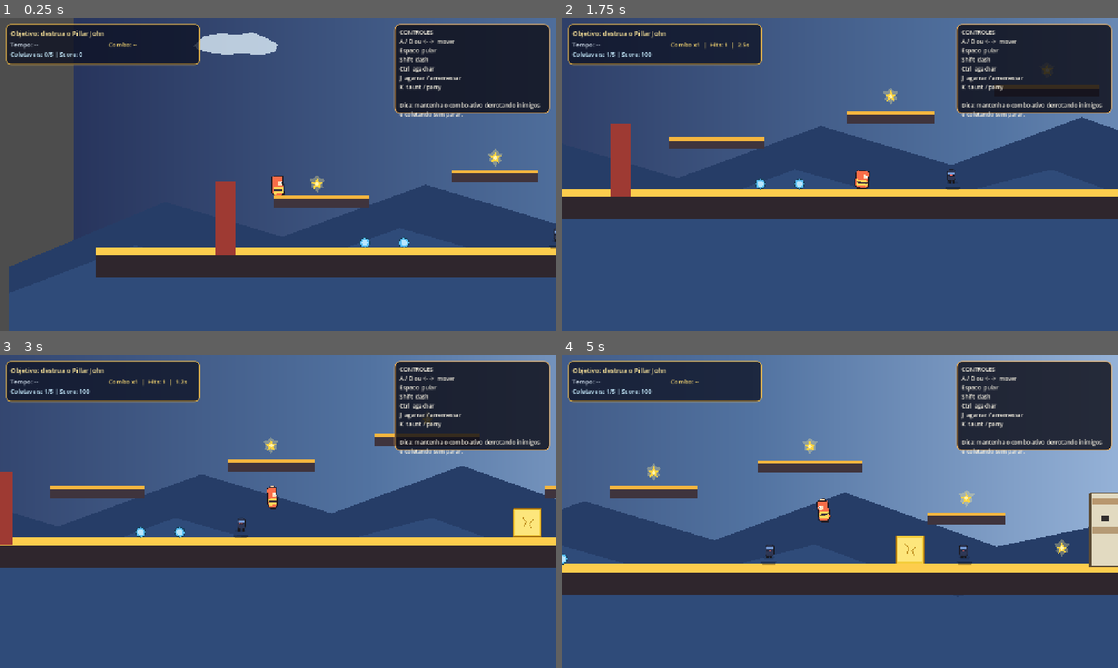
Above: before the commit, frames 1-4 (two rows, left to right).
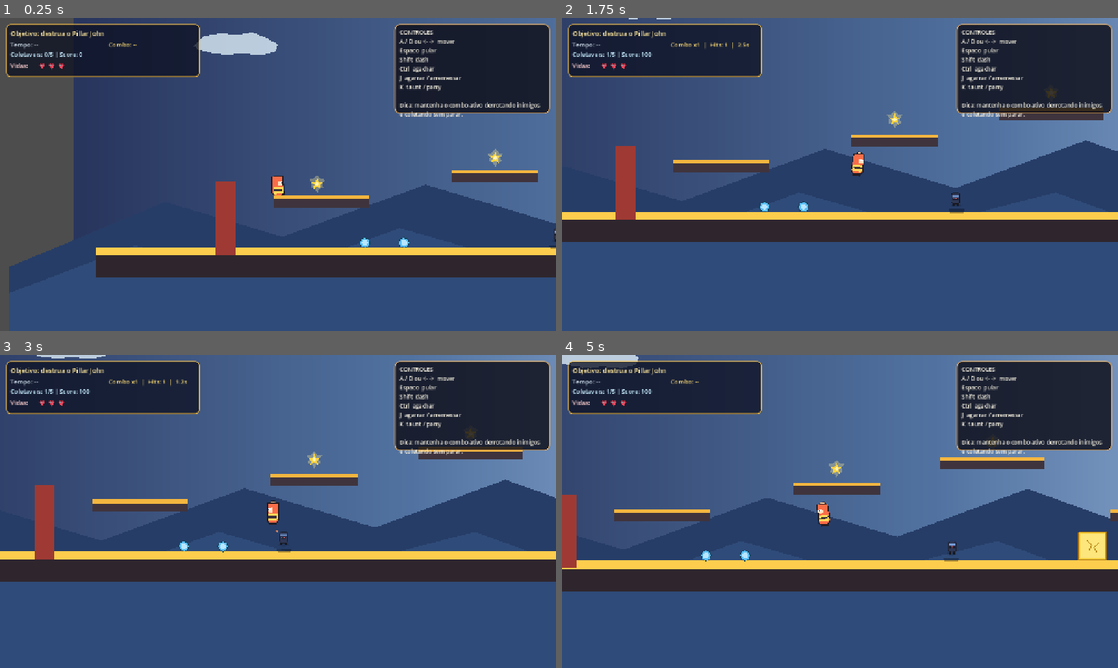
Above: after the commit, the same moments.

Repository: wvianna/game-pizza-tower-godot
Game: Godot game, scene res://scenes/levels/level_01.tscn
Two runs of this game, one before a commit and one after it. Both use one fixed random seed, a clock stepped at 60 frames per second and the inputs below.
Inputs:
- Up to frame 1 (0.25 s): no input
- Up to frame 2 (1.75 s): hold Ctrl (crouch) 0.53-1.28 s; hold D (move_right) from 0.53 s (still down); tap Space (jump) at 0.77, 1.07, 1.52 s; tap Shift (dash) at 0.8, 1.35 s; tap J (grab_throw) at 1.55 s
- Up to frame 3 (3 s): tap Space (jump) at 1.82, 2.85 s; release D (move_right) at 2.03 s; hold A (move_left) 2.03-2.78 s; hold Space (jump) 2.03-2.78 s; tap J (grab_throw) at 2.1 s; hold D (move_right) from 2.78 s (still down)
- Up to frame 4 (5 s): tap Space (jump) at 3.02, 3.32, 3.77, 4.07, 4.52, 4.82 s; tap Ctrl (crouch) at 3.05 s; hold Ctrl (crouch) 3.53-4.28 s; tap Shift (dash) at 3.8, 4.35 s; release D (move_right) at 4.28 s; hold A (move_left) from 4.28 s (still down); tap J (grab_throw) at 4.55 s

The runs differ from the first frame. In frame 1, 1.6% of the frame differs, in the area x 1-36%, y 13-20%; in frame 2, 27%; in frame 3, 22%; in frame 4, 36%, in the area x 0-100%, y 0-77%.

Commit message:
feat: enhance player jump mechanics with air jumps and UI for lives

Diff:
--- a/scripts/components/jump_component.gd
+++ b/scripts/components/jump_component.gd
@@ -6,12 +6,20 @@
 @export var super_jump_min_charge := 0.20
 @export var super_jump_force := 980.0
 @export var body_slam_speed := 1200.0
+@export var max_air_jumps := 1
+@export var air_jump_force_multiplier := 0.92
 
 func get_gravity() -> float:
 	return gravity
 
 func get_jump_velocity() -> float:
 	return -jump_force
+
+func get_air_jump_velocity() -> float:
+	return -jump_force * air_jump_force_multiplier
+
+func get_max_air_jumps() -> int:
+	return max_air_jumps
 
 func can_super_jump(charge_time: float) -> bool:
 	return charge_time >= super_jump_min_charge
--- a/scripts/game/level_controller.gd
+++ b/scripts/game/level_controller.gd
@@ -5,6 +5,8 @@
 @export var escape_duration := 30.0
 @export var collectible_bonus_seconds := 1.25
 @export_file("*.tscn") var fallback_scene := "res://scenes/game/victory_screen.tscn"
+@export var max_lives := 3
+@export var fall_limit_y := 1120.0
 
 var _phase := "explore"
 var _time_left := 0.0
@@ -14,6 +16,14 @@
 var _combo_count := 0
 var _combo_multiplier := 1
 var _combo_timer_left := 0.0
+var _current_lives := 0
+var _player_spawn_position := Vector2.ZERO
+var _fall_respawn_cooldown := 0.0
+var _last_rendered_lives := -1
+var _last_rendered_max_lives := -1
+var _heart_full_texture: Texture2D = null
+var _heart_empty_texture: Texture2D = null
+var _player_in_exit_zone := false
 
 var _combo_system: Node = null
 var _audio_director: Node = null
@@ -27,17 +37,26 @@
 @onready var timer_label: Label = get_node_or_null("HudLayer/TimerLabel")
 @onready var collect_label: Label = get_node_or_null("HudLayer/CollectLabel")
 @onready var combo_label: Label = get_node_or_null("HudLayer/ComboLabel")
+@onready var lives_label: Label = get_node_or_null("HudLayer/LivesLabel")
+@onready var lives_container: HBoxContainer = get_node_or_null("HudLayer/LivesContainer")
 
 func _ready() -> void:
 	_ensure_runtime_nodes()
 	_ensure_controls_overlay()
 	_ensure_combo_label()
+	_ensure_lives_label()
+
+	_current_lives = max(1, max_lives)
+	var player_node_2d := player as Node2D
+	if player_node_2d != null:
+		_player_spawn_position = player_node_2d.global_position
 
 	if pillar != null and pillar.has_signal("pillar_destroyed"):
 		pillar.connect("pillar_destroyed", Callable(self, "_on_pillar_destroyed"))
 
 	if exit_area != null:
 		exit_area.body_entered.connect(_on_exit_area_body_entered)
+		exit_area.body_exited.connect(_on_exit_area_body_exited)
 
 	_connect_collectibles()
 	_connect_player_score_sources()
@@ -50,6 +69,12 @@
 	_set_explore_text()
 
 func _process(delta: float) -> void:
+	if _fall_respawn_cooldown > 0.0:
+		_fall_respawn_cooldown = maxf(_fall_respawn_cooldown - delta, 0.0)
+
+	_check_player_fall_out()
+	_process_exit_entry_input()
+
 	if _phase == "escape":
 		_time_left -= delta
 		if _time_left <= 0.0:
@@ -149,6 +174,38 @@
 	combo_label.add_theme_font_size_override("font_size", 14)
 	hud_layer.add_child(combo_label)
 
+func _ensure_lives_label() -> void:
+	if hud_layer == null:
+		return
+
+	var panel := hud_layer.get_node_or_null("Panel") as Control
+	if panel != null and panel.offset_bottom < 136.0:
+		panel.offset_bottom = 136.0
+
+	if lives_label == null:
+		lives_label = Label.new()
+		lives_label.name = "LivesLabel"
+		lives_label.offset_left = 24.0
+		lives_label.offset_top = 100.0
+		lives_label.offset_right = 84.0
+		lives_label.offset_bottom = 124.0
+		lives_label.add_theme_color_override("font_color", Color(1.0, 0.82, 0.82, 1.0))
+		lives_label.add_theme_font_size_override("font_size", 14)
+		hud_layer.add_child(lives_label)
+
+	if lives_container == null:
+		lives_container = HBoxContainer.new()
+		lives_container.name = "LivesContainer"
+		lives_container.offset_left = 88.0
+		lives_container.offset_top = 100.0
+		lives_container.offset_right = 260.0
+		lives_container.offset_bottom = 124.0
+		lives_container.add_theme_constant_override("separation", 4)
+		hud_layer.add_child(lives_container)
+
+	_load_heart_textures()
+	_refresh_lives_ui()
+
 func _connect_collectibles() -> void:
 	_total_collectibles = 0
 	for collectible in get_tree().get_nodes_in_group("collectible_topping"):
@@ -253,18 +310,33 @@
 	_update_hud_labels()
 
 func _on_exit_area_body_entered(body: Node) -> void:
-	if _phase != "escape":
-		return
-
 	if body == null:
 		return
 
 	if not body.is_in_group("player"):
 		return
 
-	_complete_level()
+	_player_in_exit_zone = true
+	if _phase == "escape" and objective_label:
+		objective_label.text = "Porta encontrada! Aperte W ou Seta Cima para entrar."
+
+func _on_exit_area_body_exited(body: Node) -> void:
+	if body == null:
+		return
+
+	if not body.is_in_group("player"):
+		return
+
+	_player_in_exit_zone = false
+	if _phase == "escape" and objective_label:
+		_set_escape_text()
 
 func _complete_level() -> void:
+	if _phase == "complete":
+		return
+
+	_phase = "complete"
+	_player_in_exit_zone = false
 	if objective_label:
 		objective_label.text = "Fase concluida!"
 
@@ -283,6 +355,57 @@
 
 	call_deferred("_deferred_reload_scene")
 
+func _check_player_fall_out() -> void:
+	if _fall_respawn_cooldown > 0.0:
+		return
+
+	var player_node_2d := player as Node2D
+	if player_node_2d == null:
+		return
+
+	if player_node_2d.global_position.y <= fall_limit_y:
+		return
+
+	_handle_player_fall_loss()
+
+func _handle_player_fall_loss() -> void:
+	if _current_lives <= 0:
+		return
+
+	_current_lives -= 1
+	_fall_respawn_cooldown = 0.28
+	_emit_audio("player_hit")
+
+	if _combo_system != null:
+		_combo_system.force_break_combo()
+
+	if _current_lives <= 0:
+		if objective_label:
+			objective_label.text = "Sem vidas! Reiniciando fase..."
+		call_deferred("_deferred_reload_scene")
+		return
+
+	_respawn_player_at_start()
+	_update_hud_labels()
+
+func _respawn_player_at_start() -> void:
+	if player == null:
+		return
+
+	if player.has_method("respawn_at"):
+		player.call("respawn_at", _player_spawn_position)
+		return
+
+	var player_body := player as CharacterBody2D
+	if player_body != null:
+		player_body.global_position = _player_spawn_position
+		player_body.velocity = Vector2.ZERO
+		return
+
+	var player_node_2d := player as Node2D
+	if player_node_2d != null:
+		player_node_2d.global_position = _player_spawn_position
+
 func _deferred_change_scene(path: String) -> void:
 	get_tree().change_scene_to_file(path)
 
@@ -295,7 +418,7 @@
 
 func _set_escape_text() -> void:
 	if objective_label:
-		objective_label.text = "PIZZA TIME! Entre na porta para avancar!"
+		objective_label.text = "PIZZA TIME! Va para a porta final e aperte W/Seta Cima."
 
 func _update_hud_labels() -> void:
 	if timer_label:
@@ -307,6 +430,8 @@
 	if collect_label:
 		collect_label.text = "Coletaveis: %d/%d | Score: %d" % [_collected, _total_collectibles, _score]
 
+	_refresh_lives_ui()
+
 	if combo_label:
 		if _combo_count > 0:
 			combo_label.text = "Combo x%d  |  Hits: %d  |  %.1fs" % [_combo_multiplier, _combo_count, _combo_timer_left]
@@ -316,11 +441,80 @@
 func _emit_audio(event_name: String) -> void:
 	get_tree().call_group("audio_director", "play_sfx", event_name)
 
+func _load_heart_textures() -> void:
+	if _heart_full_texture != null and _heart_empty_texture != null:
+		return
+
+	_heart_full_texture = _load_texture_from_png("res://imagens/ui_heart_full.png")
+	_heart_empty_texture = _load_texture_from_png("res://imagens/ui_heart_empty.png")
+
+func _load_texture_from_png(path: String) -> Texture2D:
+	var file := FileAccess.open(path, FileAccess.READ)
+	if file == null:
+		return null
+
+	var bytes: PackedByteArray = file.get_buffer(file.get_length())
+	var image := Image.new()
+	if image.load_png_from_buffer(bytes) != OK:
+		return null
+
+	return ImageTexture.create_from_image(image)
+
+func _refresh_lives_ui() -> void:
+	if lives_label == null:
+		return
+
+	var total_slots: int = maxi(1, max_lives)
+	if lives_container == null:
+		lives_label.text = "Vidas: %s" % _build_hearts_text(_current_lives)
+		return
+
+	if _last_rendered_lives == _current_lives and _last_rendered_max_lives == total_slots and lives_container.get_child_count() == total_slots:
+		return
+
+	_last_rendered_lives = _current_lives
+	_last_rendered_max_lives = total_slots
+
+	for child in lives_container.get_children():
+		lives_container.remove_child(child)
+		child.queue_free()
+
+	if _heart_full_texture == null or _heart_empty_texture == null:
+		lives_label.text = "Vidas: %s" % _build_hearts_text(_current_lives)
+		return
+
+	lives_label.text = "Vidas:"
+	for i in range(total_slots):
+		var heart: TextureRect = TextureRect.new()
+		heart.expand_mode = TextureRect.EXPAND_IGNORE_SIZE
+		heart.stretch_mode = TextureRect.STRETCH_KEEP_ASPECT_CENTERED
+		heart.custom_minimum_size = Vector2(18, 18)
+		heart.texture = _heart_full_texture if i < _current_lives else _heart_empty_texture
+		lives_container.add_child(heart)
+
+func _build_hearts_text(count: int) -> String:
+	if count <= 0:
+		return "--"
+
+	var hearts: String = ""
+	for i in range(count):
+		hearts += "<3"
+		if i < count - 1:
+			hearts += " "
+
+	return hearts
+
 func _try_complete_if_player_in_exit() -> void:
-	if exit_area == null:
-		return
-
-	for body in exit_area.get_overlapping_bodies():
-		if body != null and body.is_in_group("player"):
-			_complete_level()
-			return
+	if not _player_in_exit_zone:
+		return
+
+	if _phase != "escape":
+		return
+
+	if not Input.is_action_just_pressed("move_up"):
+		return
+
+	_complete_level()
+
+func _process_exit_entry_input() -> void:
+	_try_complete_if_player_in_exit()
--- a/scripts/player/player.gd
+++ b/scripts/player/player.gd
@@ -24,6 +24,7 @@
 var _taunt_anim_left := 0.0
 var _hold_anchor_base_position := Vector2.ZERO
 var _grab_area_base_position := Vector2.ZERO
+var _air_jumps_left := 0
 
 func _ready() -> void:
 	InputBootstrap.ensure_default_actions()
@@ -31,6 +32,7 @@
 	telemetry_component.start_session()
 	_hold_anchor_base_position = hold_anchor.position
 	_grab_area_base_position = grab_area.position
+	_air_jumps_left = jump_component.get_max_air_jumps()
 	_load_character_texture()
 	_was_on_floor = is_on_floor()
 
@@ -72,9 +74,8 @@
 		velocity.x = move_toward(velocity.x, 0.0, move_component.deceleration * delta)
 
 	velocity.y += jump_component.get_gravity() * delta
-	if _hit_stun_left <= 0.0 and Input.is_action_just_pressed("jump") and is_on_floor() and not Input.is_action_pressed("crouch"):
-		velocity.y = jump_component.get_jump_velocity()
-		_emit_audio("player_jump")
+	if _hit_stun_left <= 0.0:
+		_handle_jump_input()
 
 	if _hit_stun_left <= 0.0:
 		_handle_super_jump(delta)
@@ -90,6 +91,8 @@
 
 	if is_on_floor() and not _was_on_floor and pre_collision_vertical_speed > 260.0:
 		_emit_audio("player_land")
+	if is_on_floor():
+		_air_jumps_left = jump_component.get_max_air_jumps()
 	_was_on_floor = is_on_floor()
 
 	telemetry_component.track_frame(delta, velocity, is_on_floor(), dash_component.get_current_tier())
@@ -140,6 +143,26 @@
 	_super_jump_charging = false
 	_super_jump_charge = 0.0
 
+func _handle_jump_input() -> void:
+	if not Input.is_action_just_pressed("jump"):
+		return
+
+	if is_on_floor():
+		if Input.is_action_pressed("crouch"):
+			return
+
+		velocity.y = jump_component.get_jump_velocity()
+		_air_jumps_left = jump_component.get_max_air_jumps()
+		_emit_audio("player_jump")
+		return
+
+	if _air_jumps_left <= 0:
+		return
+
+	velocity.y = jump_component.get_air_jump_velocity()
+	_air_jumps_left -= 1
+	_emit_audio("player_jump")
+
 func _handle_body_slam() -> void:
 	if is_on_floor():
 		_body_slam_used_in_air = false
@@ -235,6 +258,19 @@
 	_hit_stun_left = 0.24
 	_emit_audio("player_hit")
 
+func respawn_at(spawn_position: Vector2) -> void:
+	grab_throw_component.drop_carried()
+	global_position = spawn_position
+	velocity = Vector2.ZERO
+	dash_component.reset_dash()
+	_super_jump_charge = 0.0
+	_super_jump_charging = false
+	_body_slam_used_in_air = false
+	_hit_stun_left = 0.0
+	_taunt_anim_left = 0.0
+	_dash_was_active = false
+	_air_jumps_left = jump_component.get_max_air_jumps()
+
 func _emit_audio(event_name: String) -> void:
 	get_tree().call_group("audio_director", "play_sfx", event_name)
 
Binary file added: imagens/ui_heart_empty.png
Not shown, added: imagens/ui_heart_empty.png.import
Binary file added: imagens/ui_heart_full.png
Not shown, added: imagens/ui_heart_full.png.import
Not shown, changed: README.md
Not shown, changed: docs/relatorios/validacao-automatica.md
